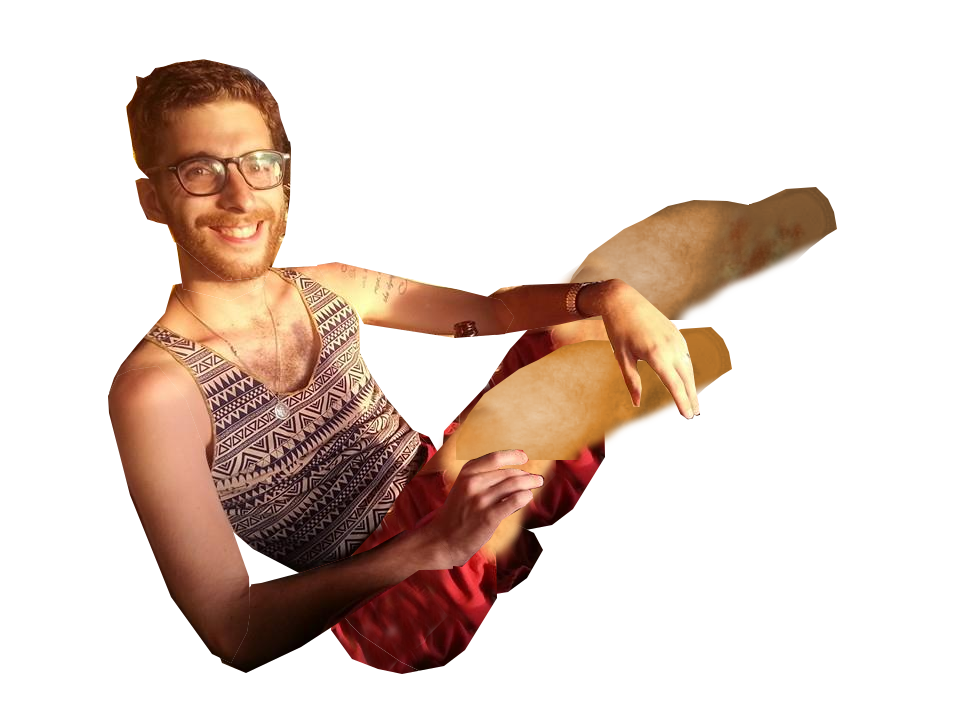
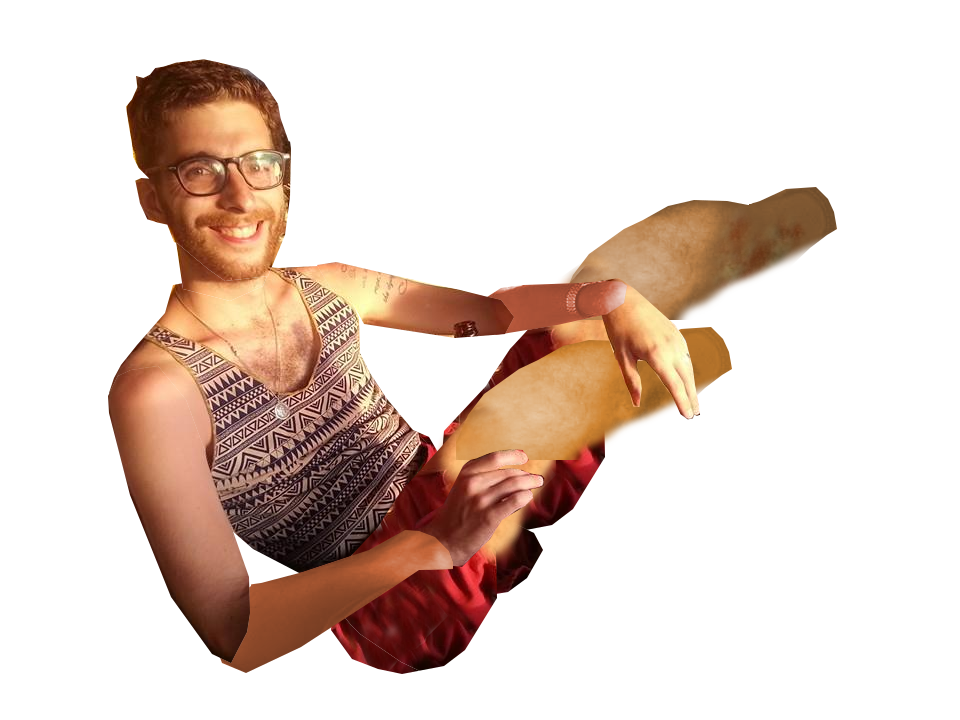
Revision of a layered w=960, h=720 image; what changed, layer by layer:
painted on "rlarm" over (219, 530, 453, 673)
painted on "llarm" over (487, 281, 627, 335)
